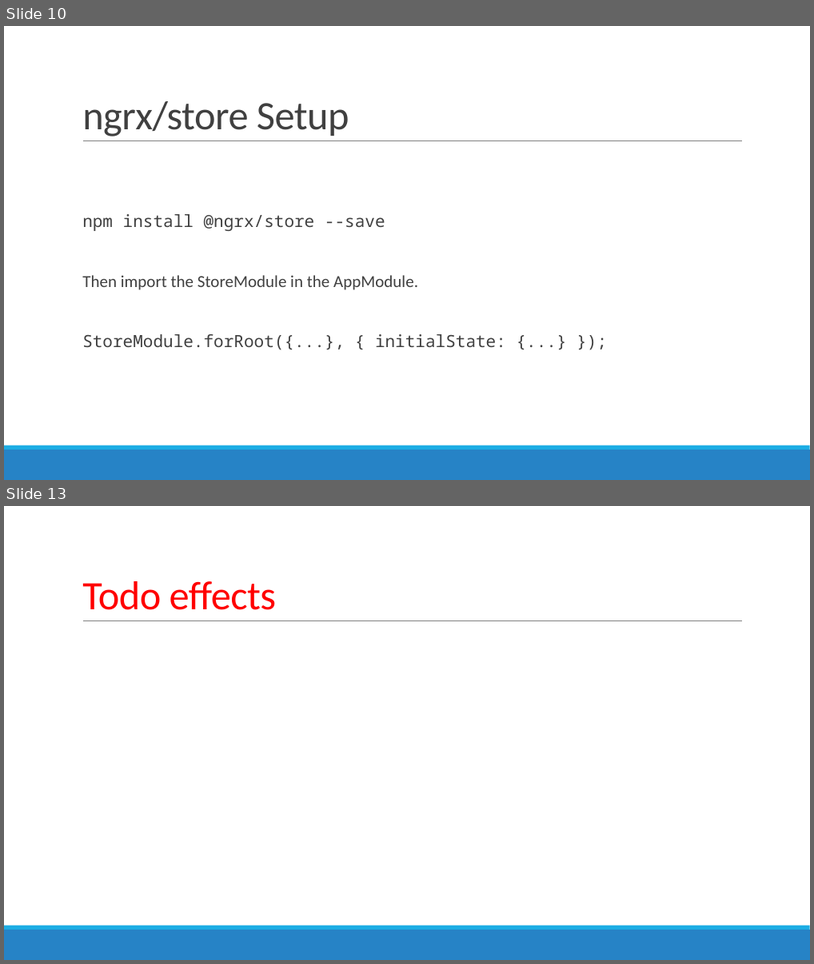
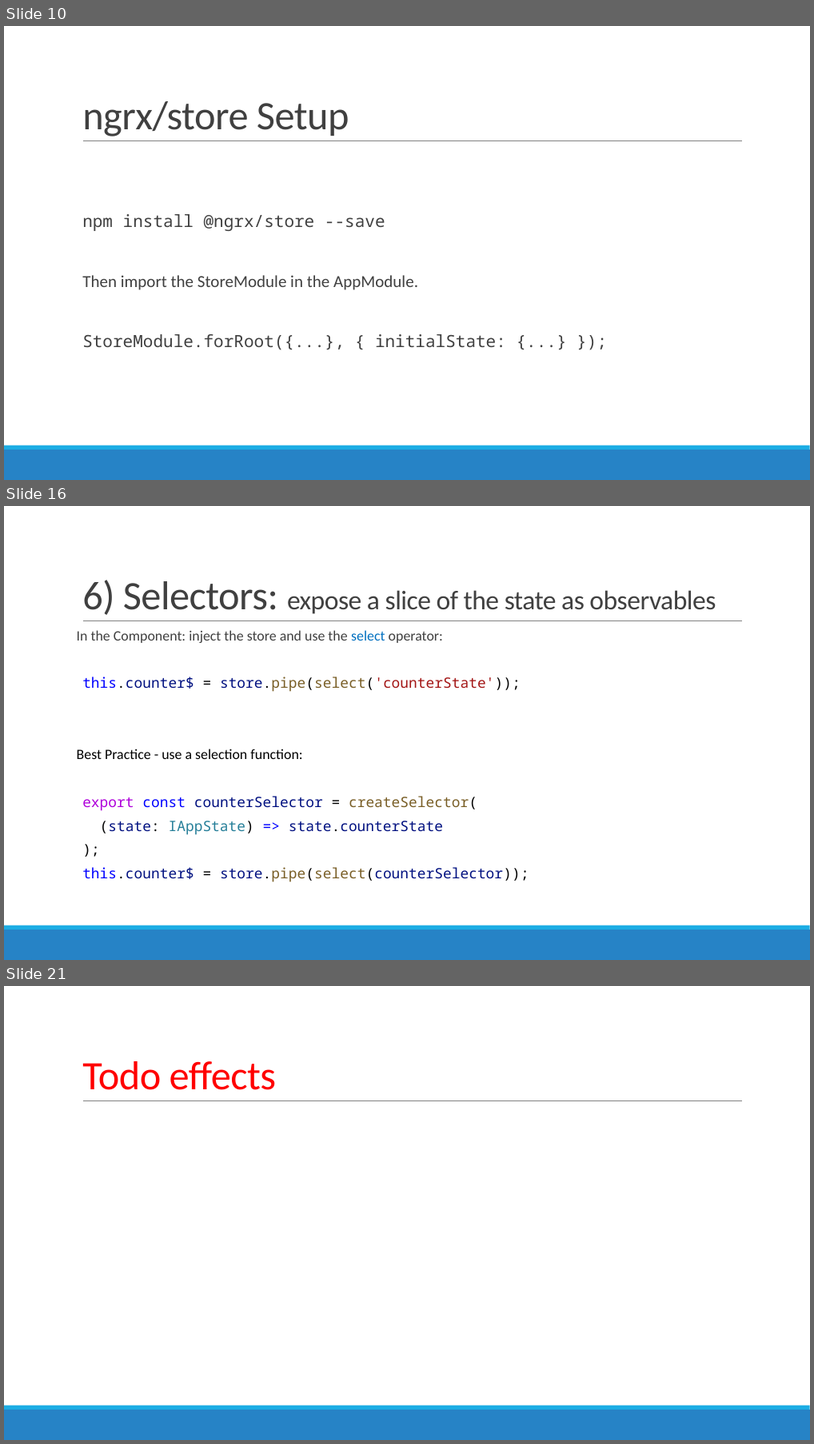
Before and after one commit to AGiorgetti/ngrx101, a slide deck: ReactiveProgramming_ngrx.pptx. Shown one above the other, each under a label of ours: slides 10 and 13 before the commit, slides 10, 16 and 21 after it; the slides between them are not shown. The pictures are 814x964 and 814x1444 pixels, drawn with LibreOffice and Linux fonts; fonts in the diff are those of the drawing. Boxes give left, top, right and bottom in pixels: in the first picture for what was removed or moved away, otherwise in the second. Text is boxed around its words. In the diff, an @@ line names an element or a change of style, - is before the commit and + after.

```diff
--- a/ReactiveProgramming_ngrx.pptx
+++ b/ReactiveProgramming_ngrx.pptx
@@ slide 16 added at (4,506,810,960), background #FFFFFF; not listed: 3 template elements that a slide beside it also shows @@
@@ title added at (82,580,716,615), 32 pt, text #404040 @@
+6) Selectors: expose a slice of the state as observables
@@ text added at (77,630,529,882), 17 pt, text #001080 @@
+In the Component: inject the store and use the select operator:
+  this.counter$ = store.pipe(select('counterState'));
+Best Practice - use a selection function:
+  export const counterSelector = createSelector(
+  (state: IAppState) => state.counterState
+  );
+  this.counter$ = store.pipe(select(counterSelector));
@@ what was slide 13 is now slide 21 @@
```
Also in this commit, not shown: 1 slide changed, 8 other slides added, 1 slide removed, 7 other files.
